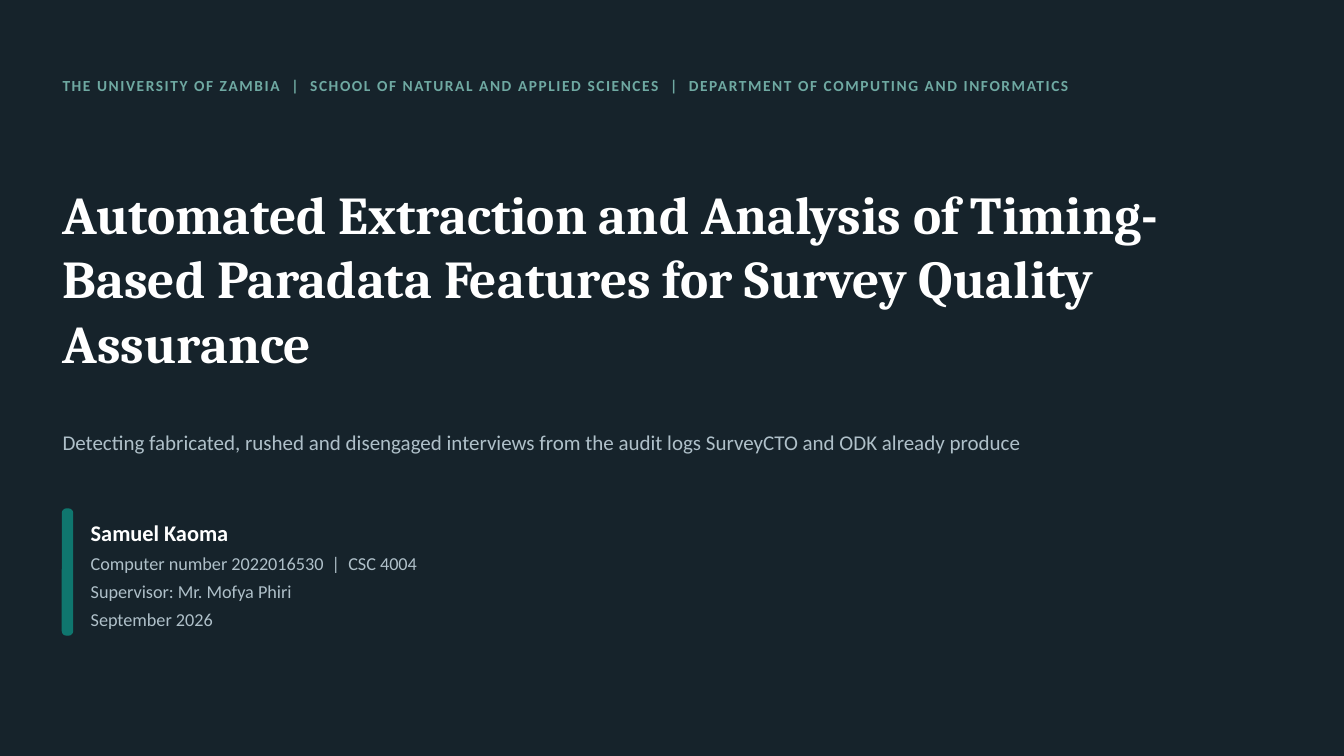
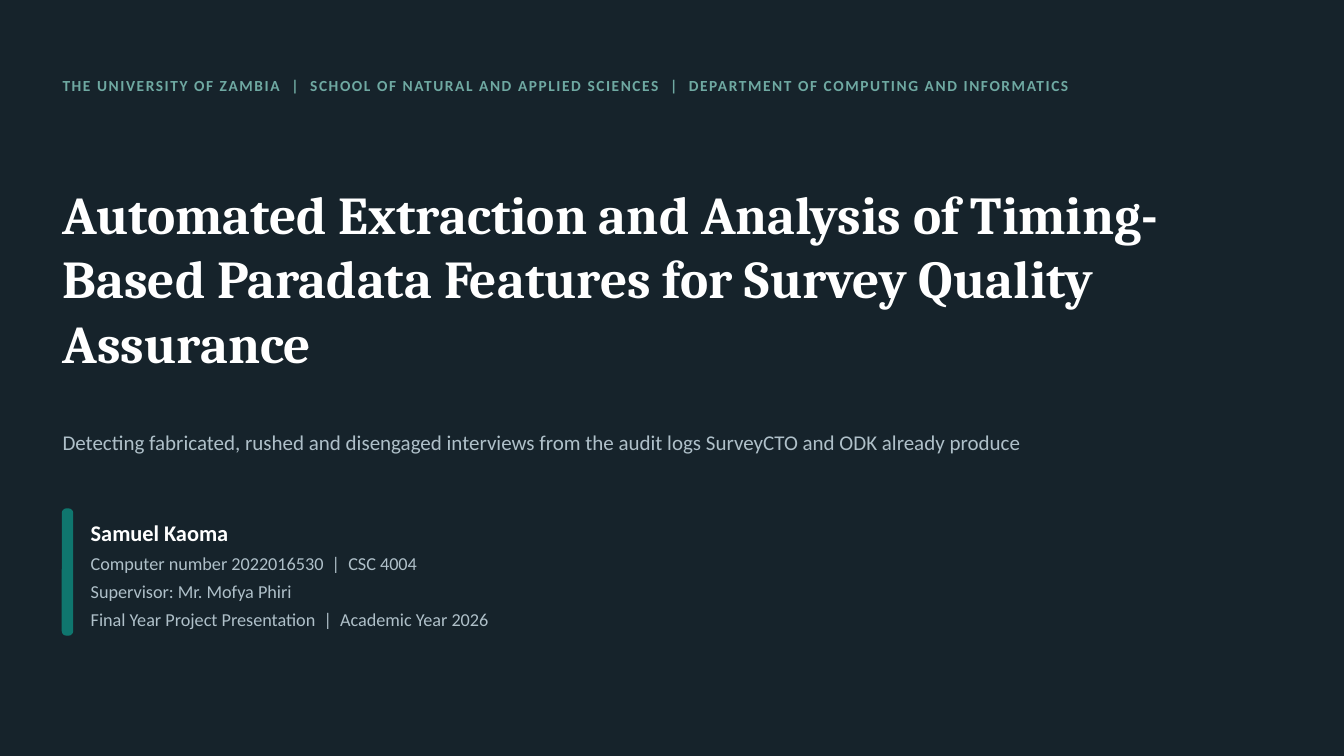
Before and after one commit to Samuelkaoma-eng/SKACE-TIME-DATA, a slide deck: slide 1 of docs/deliverables/Kaoma_Paradata_Presentation.pptx. Drawn at 1344x756 pixels with LibreOffice and Linux fonts; fonts in the diff are those of the drawing. Boxes give left, top, right and bottom in pixels: in the first picture for what was removed or moved away, otherwise in the second. Text is boxed around its words. In the diff, an @@ line names an element or a change of style, - is before the commit and + after.

```diff
--- a/docs/deliverables/Kaoma_Paradata_Presentation.pptx
+++ b/docs/deliverables/Kaoma_Paradata_Presentation.pptx
@@ text at (91,613,489,629): text changed @@
-September 2026
+Final Year Project Presentation | Academic Year 2026
```
Also in this commit, not shown: 9 other slides changed, 14 slides added, 21 slides removed.
